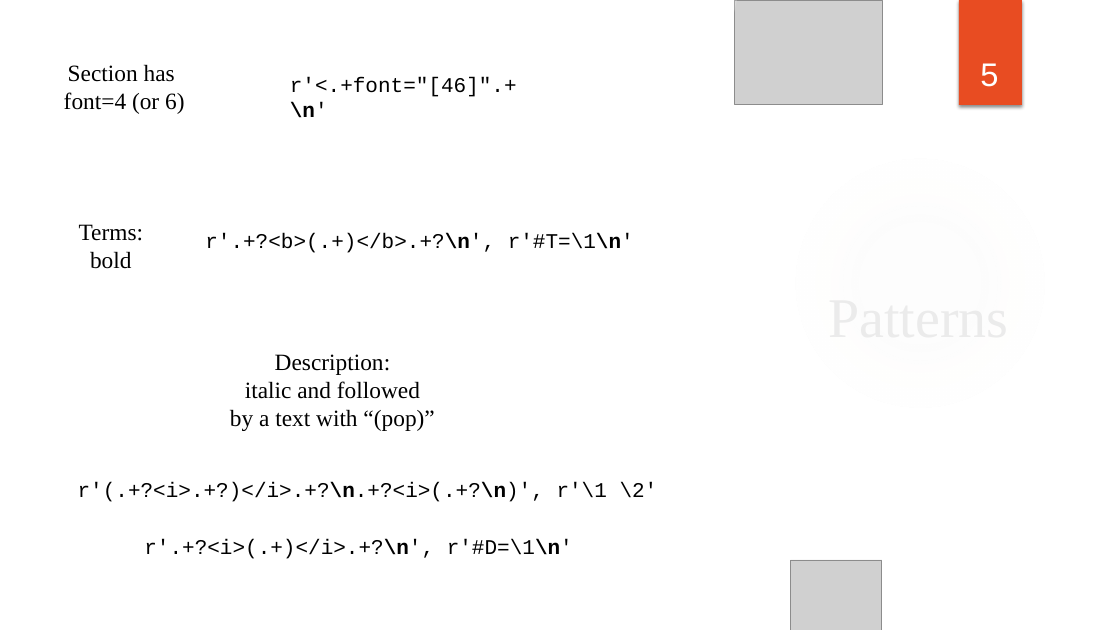
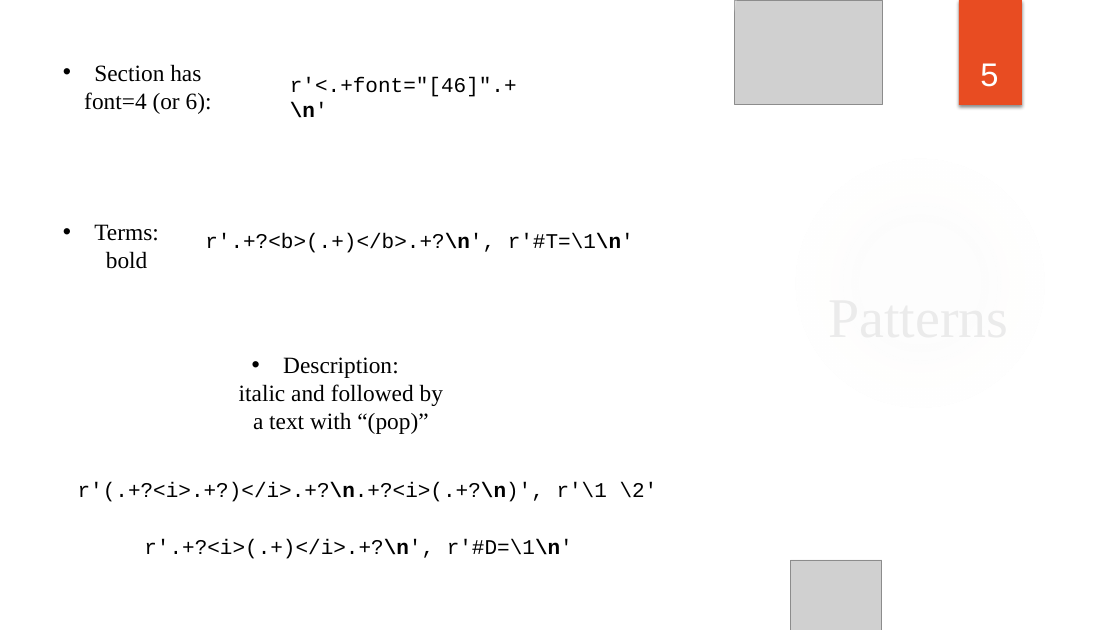
Before and after one commit to Tomaicho/nlp-group, a slide deck: slide 5 of Presentation.pptx. Drawn at 1120x630 pixels with LibreOffice and Linux fonts; fonts in the diff are those of the drawing; grey boxes stand for pictures; background and template pictures are left out. Boxes give left, top, right and bottom in pixels: in the first picture for what was removed or moved away, otherwise in the second. Text is boxed around its words. In the diff, an @@ line names an element or a change of style, - is before the commit and + after.

Commit message:
Update the Presentation

```diff
--- a/Presentation.pptx
+++ b/Presentation.pptx
@@ text at bbox=[84, 64, 212, 114]: text changed @@
-Section has
-font=4 (or 6)
+• Section has font=4 (or 6):
@@ text "Terms: bold": place and size @@
-text "Terms: bold" at bbox=[79, 224, 144, 269]
+text "Terms: bold" at bbox=[94, 224, 159, 269]
@@ text "Terms: bold" at bbox=[94, 224, 159, 269]: bullet none to • @@
@@ text at bbox=[239, 357, 443, 434]: text changed @@
-Description:
-italic and followed
-by a text with “(pop)”
+• Description:
+  italic and followed by a text with “(pop)”
```
Also in this commit, not shown: 3 other slides changed.
